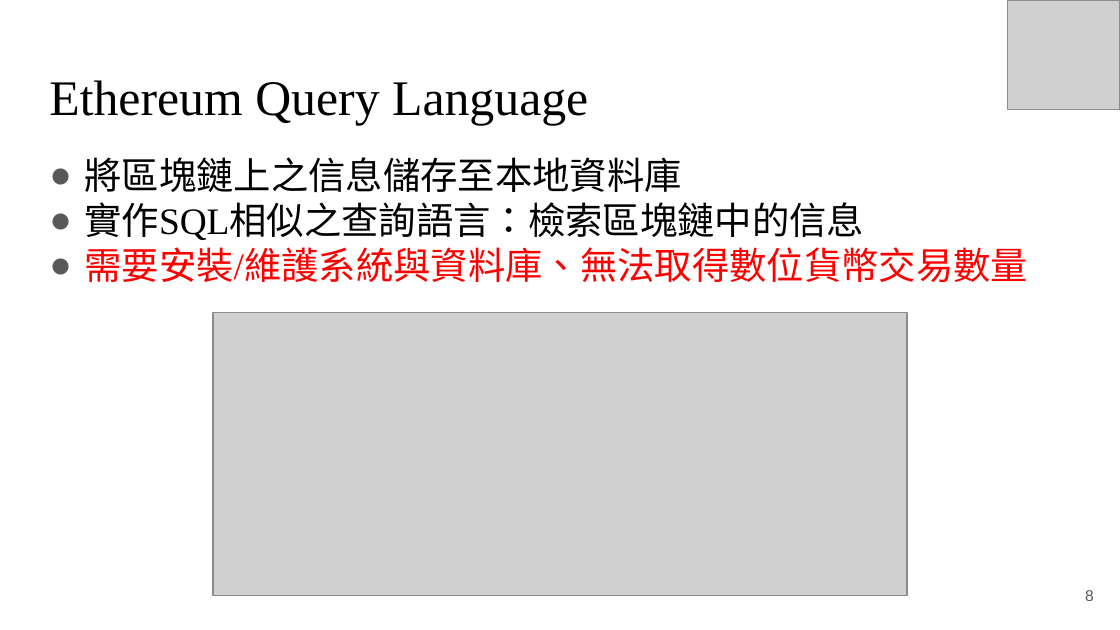
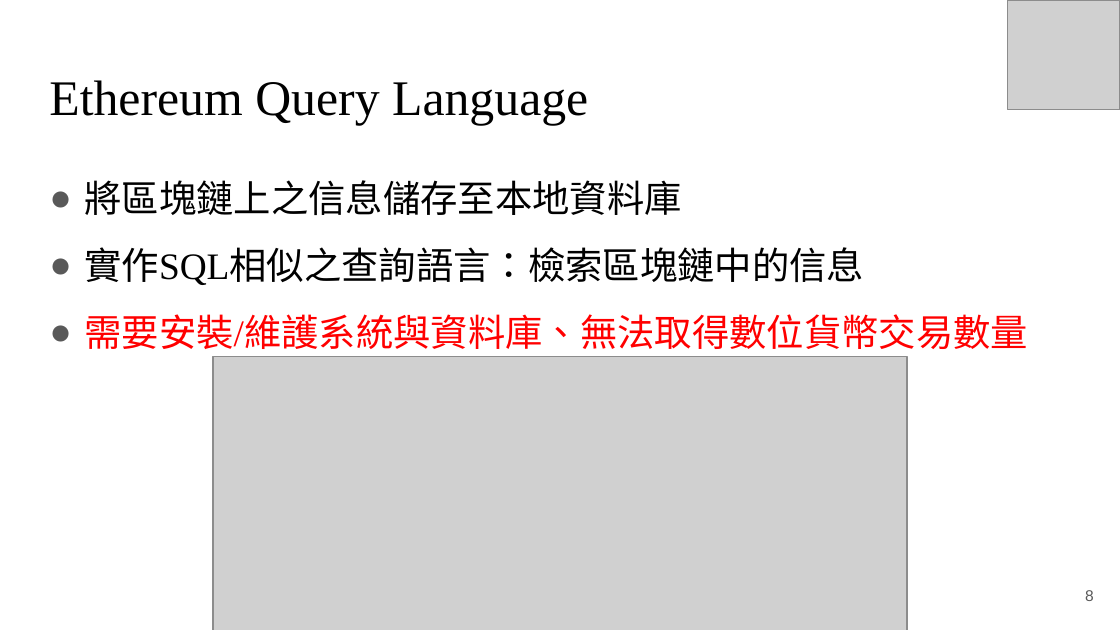
Before and after one commit to RyuChu/A-Decentralized-Digital-Currency-Tracing-Service, a slide deck: slide 8 of Documents/論文簡報_V3.pptx. Drawn at 1120x630 pixels with LibreOffice and Linux fonts; fonts in the diff are those of the drawing; grey boxes stand for pictures. Boxes give left, top, right and bottom in pixels: in the first picture for what was removed or moved away, otherwise in the second. Text is boxed around its words. In the diff, an @@ line names an element or a change of style, - is before the commit and + after.

```diff
--- a/Documents/論文簡報_V3.pptx
+++ b/Documents/論文簡報_V3.pptx
@@ text "將區塊鏈上之信息儲存至本地資料庫" at (84,180,1028,349): line spacing 1 to 1.5 @@
@@ picture: place and size @@
-picture at (213,312,907,595)
+picture at (213,356,907,630)
```
Also in this commit, not shown: 13 other slides changed, 1 slide added.
